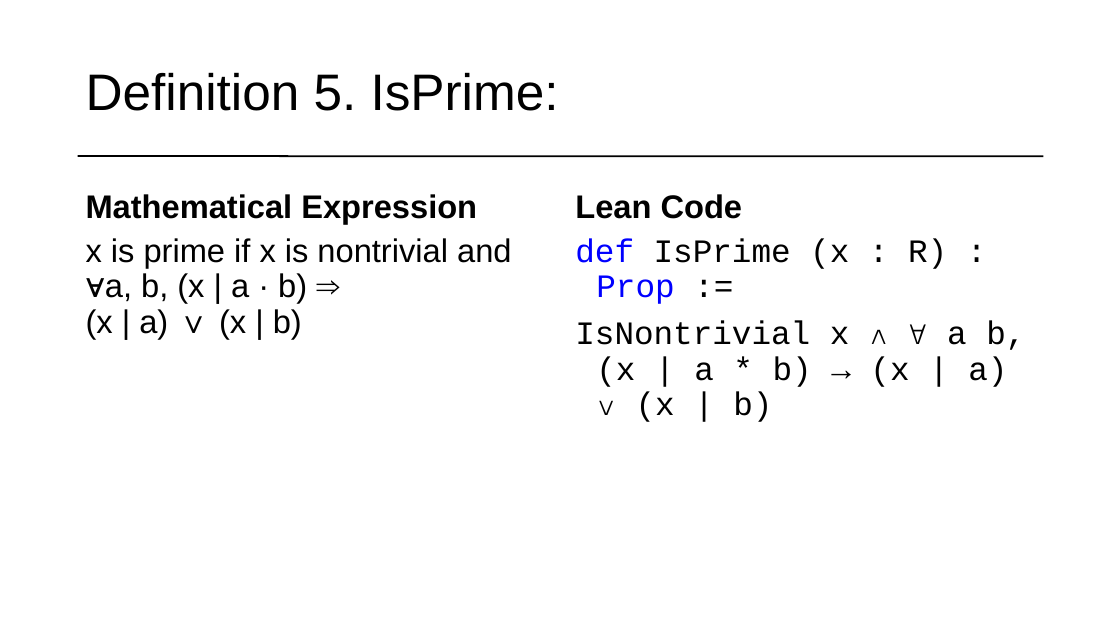
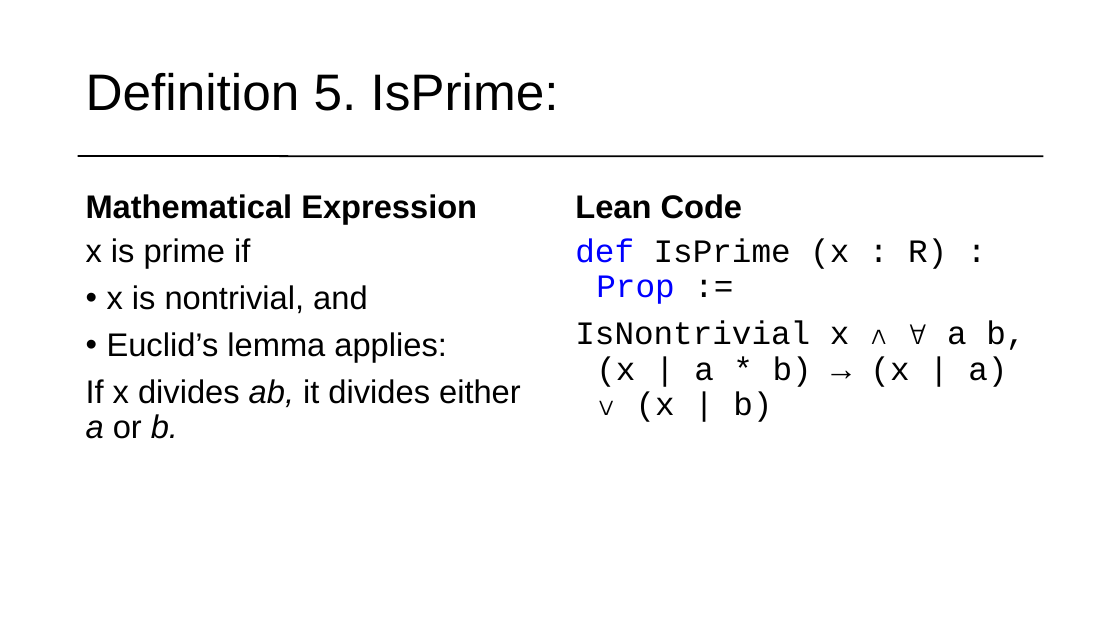
Before and after one commit to matematiflo/CompAssistedMath2024, a slide deck: slide 8 of Lean/Projects/06. Divisibility in rings (Algebra 1)/powerpoint/Lean Präsentation version 08.07.pptx (slide 7 before the commit). Drawn at 1120x630 pixels with LibreOffice and Linux fonts; fonts in the diff are those of the drawing. Boxes give left, top, right and bottom in pixels: in the first picture for what was removed or moved away, otherwise in the second. Text is boxed around its words. In the diff, an @@ line names an element or a change of style, - is before the commit and + after.

Commit message:
Minor clean-ups to presentation, added UFD definition

```diff
--- a/Lean/Projects/06. Divisibility in rings (Algebra 1)/powerpoint/Lean Präsentation version 08.07.pptx
+++ b/Lean/Projects/06. Divisibility in rings (Algebra 1)/powerpoint/Lean Präsentation version 08.07.pptx
@@ text at box(86, 238, 521, 439): text changed @@
-x is prime if x is nontrivial and ∀a, b, (x | a · b) ⇒
-(x | a) ∨ (x | b)
+x is prime if
+• x is nontrivial, and
+• Euclid’s lemma applies:
+If x divides ab, it divides either a or b.
```
Also in this commit, not shown: 6 other slides changed, 2 slides added.
